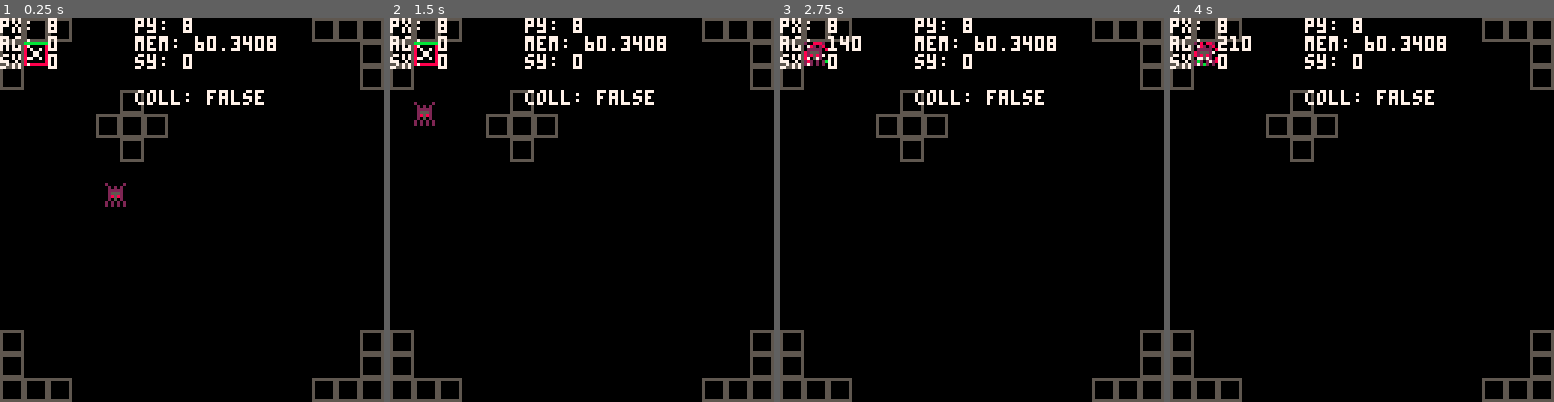
Above: before the commit, frames 1-4 (left to right).
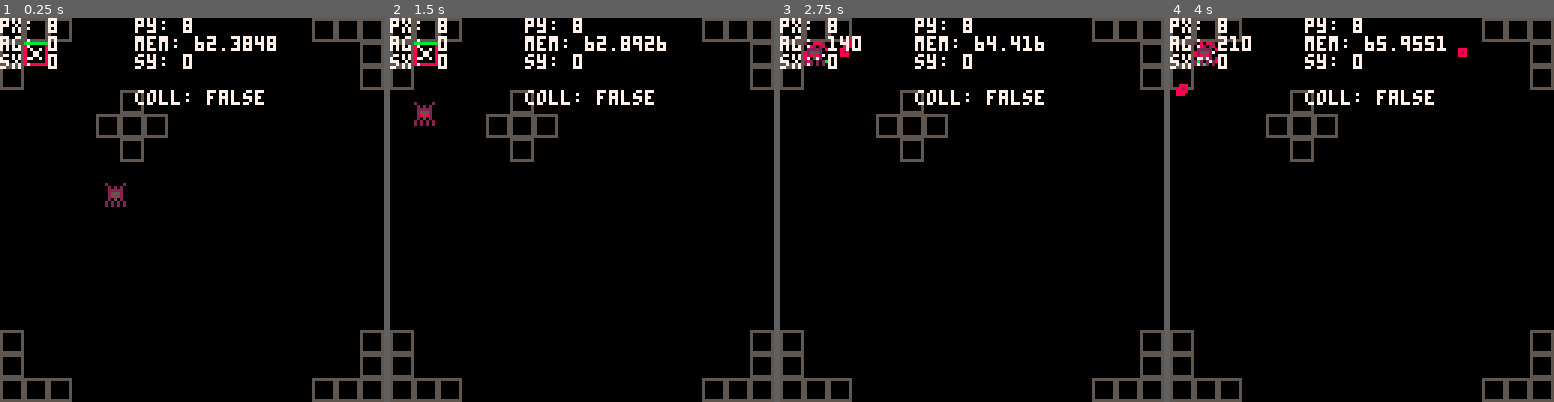
Above: after the commit, the same moments.

Repository: kbrewington/Negation
Game: PICO-8 cartridge negation.p8
The game is run twice, just before and just after one commit, with the same random seed, the same clock (stepped at 60 frames per second) and the same inputs.
Inputs:
- Up to frame 1 (0.25 s): no input
- Up to frame 2 (1.5 s): tap X (X key) at 0.33, 1.07 s; tap O (Z key) at 0.7 s
- Up to frame 3 (2.75 s): hold Right 1.6-2.1 s; tap O (Z key) at 1.7, 2.1, 2.5 s; tap X (X key) at 1.85 s; hold Up 2.15-2.42 s; hold Right from 2.47 s (still down)
- Up to frame 4 (4 s): tap O (Z key) at 2.9, 3.3, 3.7 s; tap X (X key) at 2.97 s; release Right at 3.03 s; hold Left 3.08-3.58 s; hold Down 3.63-3.97 s

The runs differ from the first frame. In frame 1, less than 0.1% of the frame differs, in the area x 53-68%, y 4-9%; in frame 2, less than 0.1%; in frame 3, 0.3%, in the area x 15-72%, y 4-11%; in frame 4, 0.3%.

Commit message:
implemented bullets without collision

Diff:
--- a/negation.p8
+++ b/negation.p8
@@ -52,6 +52,7 @@
                   [c.down_arrow] = false}
 
 basic_enemies = {}
+bullets = {}
 
 -- define some constants
 pi = 3.14159265359
@@ -108,6 +109,24 @@
            end
 
   return e
+end
+
+--[[
+  bullet object
+]]
+function bullet(startx, starty, angle)
+  local b = {}
+  b.x = startx
+  b.y = starty
+  b.angle = angle
+  b.sprite = 133
+  b.speed = 2
+  b.move = function()
+              b.x = b.x - b.speed * sin(b.angle / 360)
+              b.y = b.y - b.speed * cos(b.angle / 360)
+           end
+
+  return b
 end
 
 --------------------------------------------------------------------------------
@@ -366,6 +385,10 @@
  end
 end
 
+function shoot(x, y, a)
+  add(bullets, bullet(x, y, a))
+end
+
 --------------------------------------------------------------------------------
 ---------------------------------- constructor ---------------------------------
 --------------------------------------------------------------------------------
@@ -428,9 +451,10 @@
 
   --[[
     z button
+    -- shoot for now, this can be changed later
   ]]
   if (btn(c.z_button)) then
-
+    shoot(player.x, player.y, player.angle)
   end --end z button
 
   --[[
@@ -472,6 +496,11 @@
   for e in all(basic_enemies) do
     spr(e.sprite, e.x, e.y)
     e.move()
+  end
+
+  for b in all(bullets) do
+    spr(b.sprite, b.x, b.y)
+    b.move()
   end
 
   debug()
